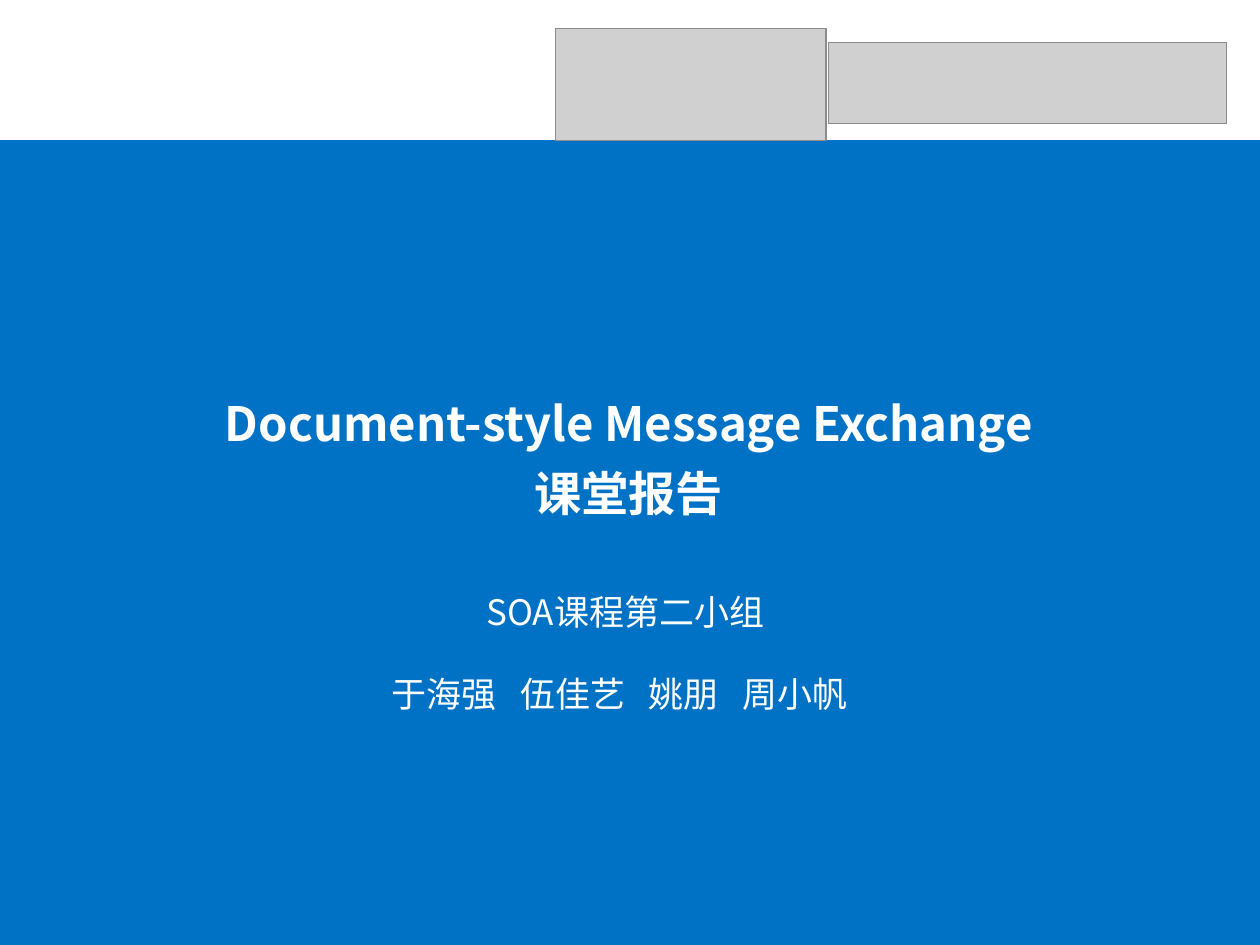
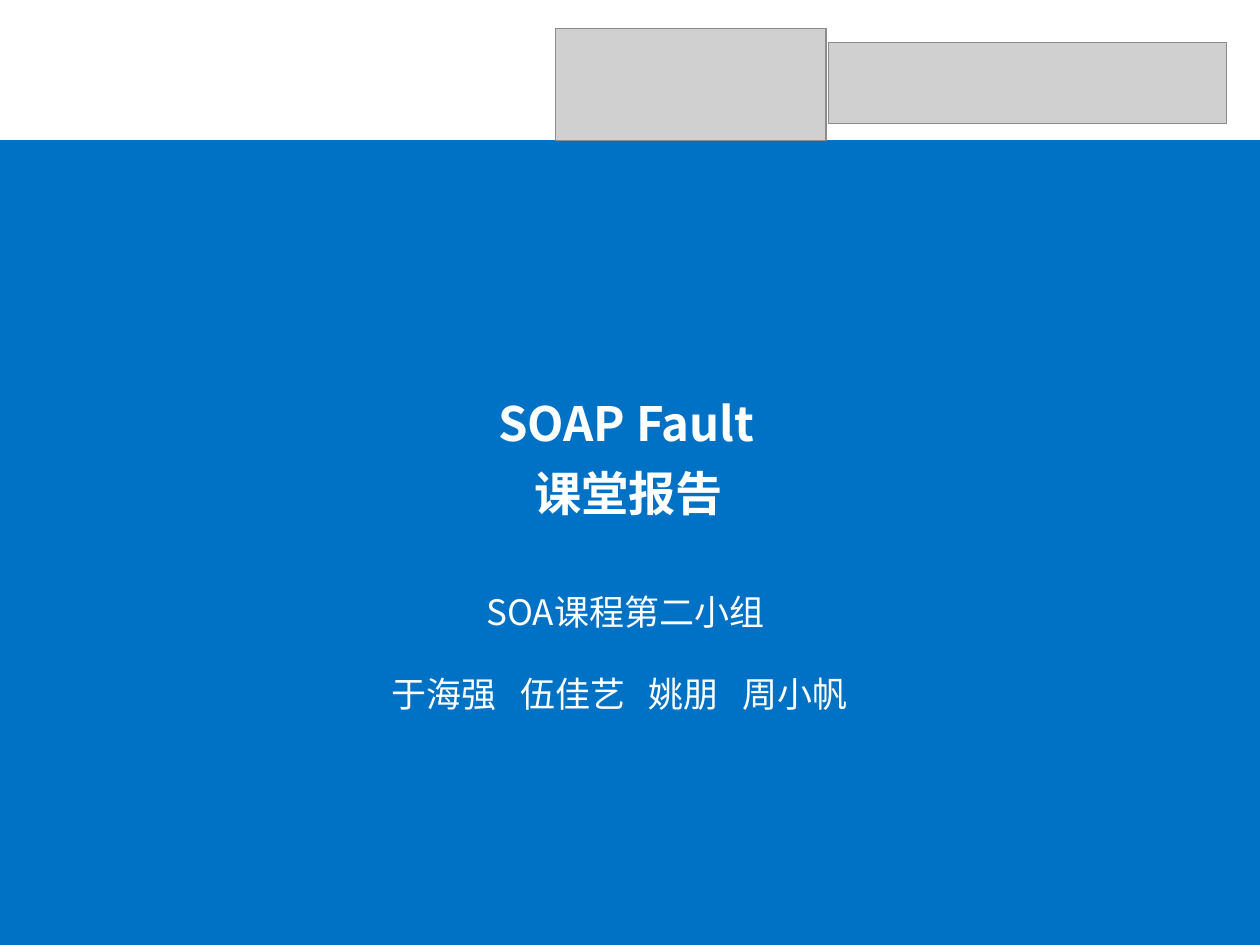
Before and after one commit to SOATeam/homework, a slide deck: slide 1 of assignment5/SOAP Fault课堂报告/SOAP Fault课堂报告.ppt. Drawn at 1260x945 pixels with LibreOffice and Linux fonts; fonts in the diff are those of the drawing; grey boxes stand for pictures. Boxes give left, top, right and bottom in pixels: in the first picture for what was removed or moved away, otherwise in the second. Text is boxed around its words. In the diff, an @@ line names an element or a change of style, - is before the commit and + after.

Commit message:
Modify the PPT

```diff
--- a/assignment5/SOAP Fault课堂报告/SOAP Fault课堂报告.ppt
+++ b/assignment5/SOAP Fault课堂报告/SOAP Fault课堂报告.ppt
@@ text at (x1=498, y1=403, x2=755, y2=442): text changed @@
-Document-style Message Exchange
+SOAP Fault
```
Also in this commit, not shown: 1 other slide changed, 6 slides added, 12 slides removed.
